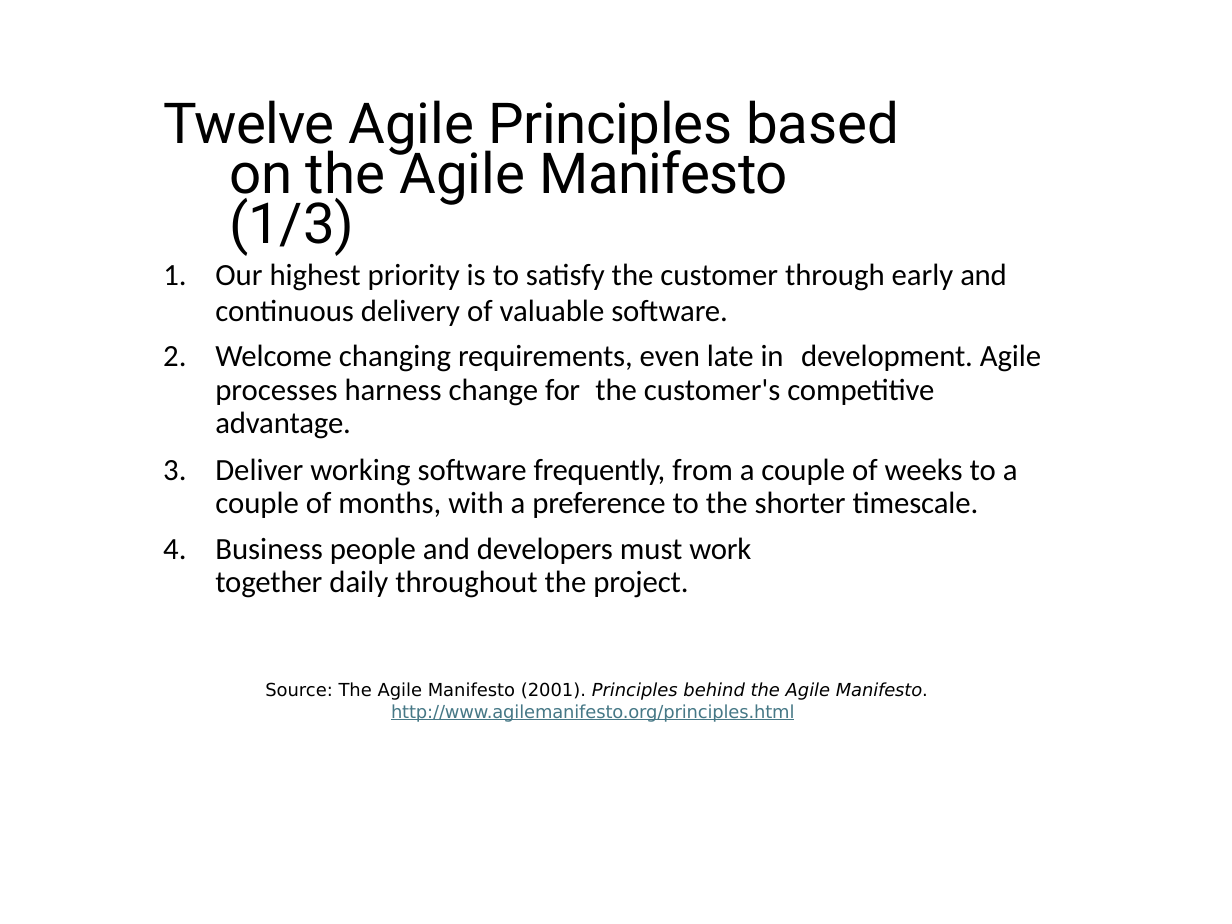
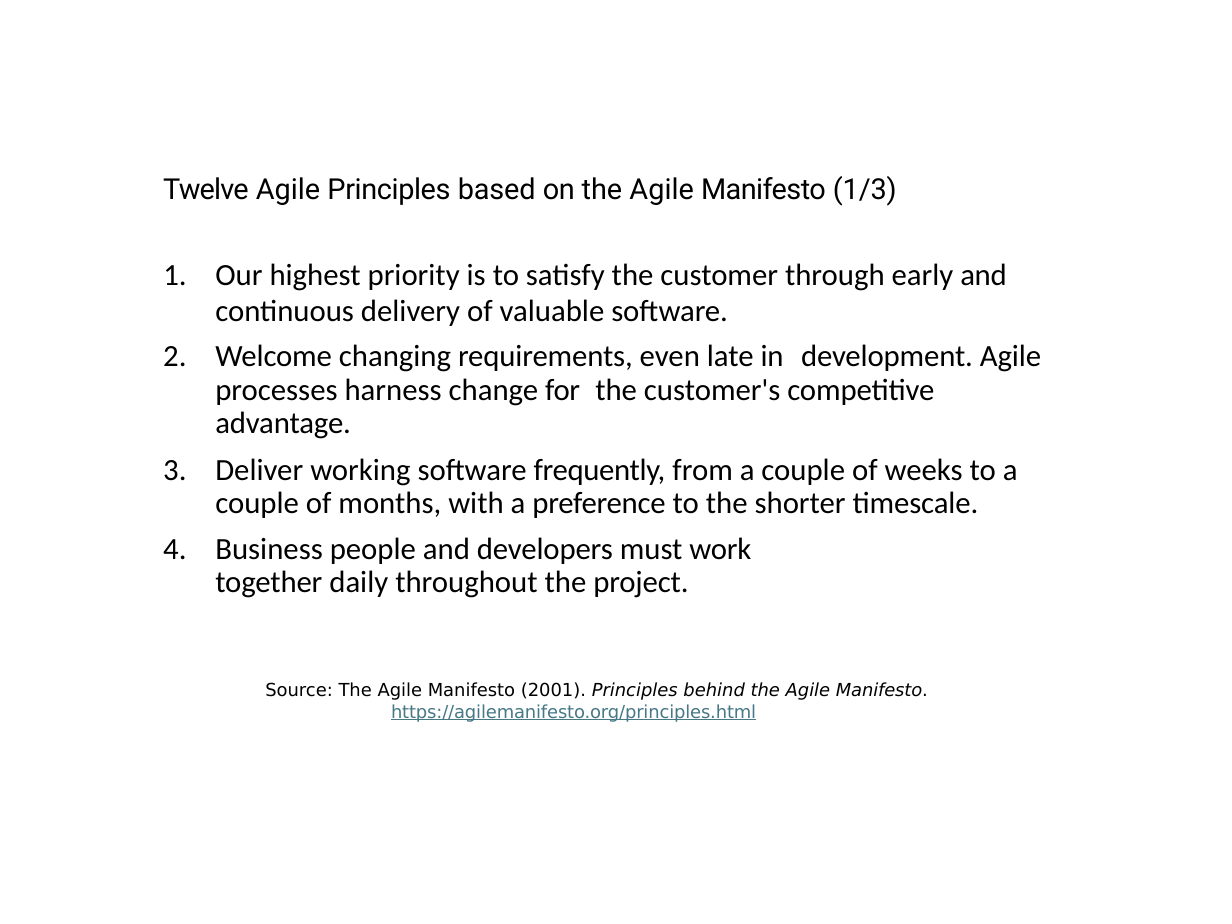
Before and after one commit to mutanganajoseph/Documents, a slide deck: slide 37 of auca/Sem-3/softwareEngineering/Lecture/Lecture 3_Software Process and Software Process Models.pptx. Drawn at 1232x924 pixels with LibreOffice and Linux fonts; fonts in the diff are those of the drawing. Boxes give left, top, right and bottom in pixels: in the first picture for what was removed or moved away, otherwise in the second. Text is boxed around its words. In the diff, an @@ line names an element or a change of style, - is before the commit and + after.

```diff
--- a/auca/Sem-3/softwareEngineering/Lecture/Lecture 3_Software Process and Software Process Models.pptx
+++ b/auca/Sem-3/softwareEngineering/Lecture/Lecture 3_Software Process and Software Process Models.pptx
@@ title "Twelve Agile Principles based on ...": place and size @@
-title "Twelve Agile Principles based on ..." at [163,100,899,256]
+title "Twelve Agile Principles based on ..." at [163,176,897,206]
@@ title "Twelve Agile Principles based on ..." at [163,176,897,206]: size 46.9 to 24 pt @@
@@ text at [265,682,928,722]: text changed @@
-Source: The Agile Manifesto (2001). Principles behind the Agile Manifesto. http://www.agilemanifesto.org/principles.html
+Source: The Agile Manifesto (2001). Principles behind the Agile Manifesto. https://agilemanifesto.org/principles.html
```
Also in this commit, not shown: 7 other slides changed, 13 other files.
